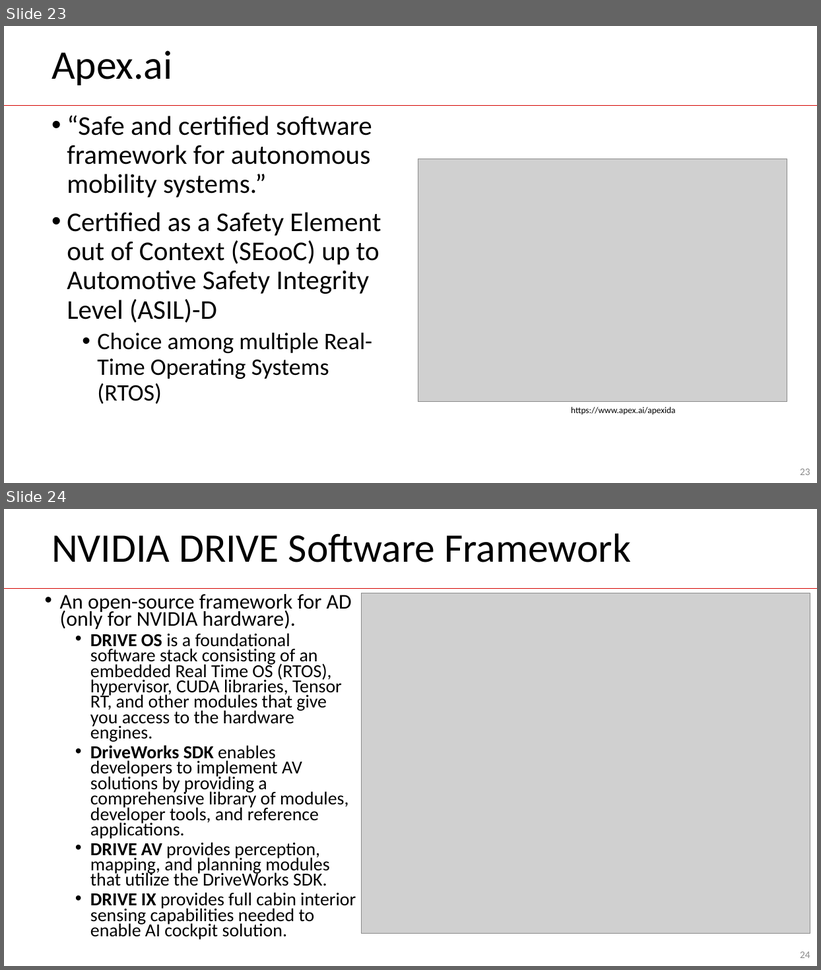
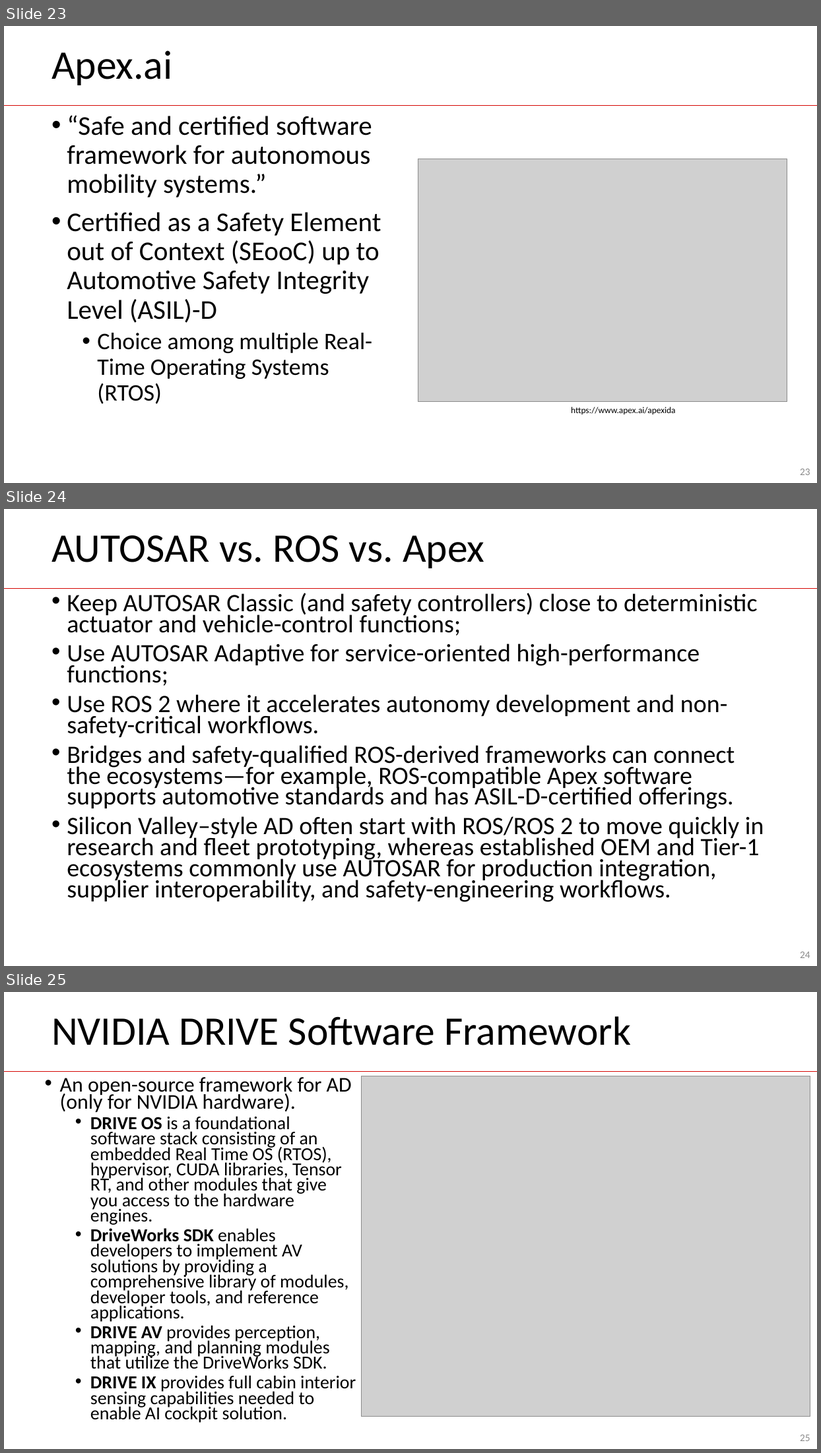
Before and after one commit to guhofstra/CSC144V, a slide deck: PPTs/L1.3 HWSW Platforms Ethics.pptx. Shown one above the other, each under a label of ours: slides 23 and 24 before the commit, slides 23, 24 and 25 after it. The pictures are 821x970 and 821x1453 pixels, drawn with LibreOffice and Linux fonts; fonts in the diff are those of the drawing; grey boxes stand for pictures. Boxes give left, top, right and bottom in pixels: in the first picture for what was removed or moved away, otherwise in the second. Text is boxed around its words. In the diff, an @@ line names an element or a change of style, - is before the commit and + after.

```diff
--- a/PPTs/L1.3 HWSW Platforms Ethics.pptx
+++ b/PPTs/L1.3 HWSW Platforms Ethics.pptx
@@ slide 24 added at (4,509,817,966), background #FFFFFF; not listed: 1 template element that a slide beside it also shows @@
@@ title added at (52,535,484,568), 48 pt, text #000000 @@
+AUTOSAR vs. ROS vs. Apex
@@ text added at (67,593,764,902), 29.6 pt, text #000000 @@
+• Keep AUTOSAR Classic (and safety controllers) close to deterministic actuator and vehicle-control functions;
+• Use AUTOSAR Adaptive for service-oriented high-performance functions;
+• Use ROS 2 where it accelerates autonomy development and non-safety-critical workflows.
+• Bridges and safety-qualified ROS-derived frameworks can connect the ecosystems—for example, ROS-compatible Apex software supports automotive standards and has ASIL-D-certified offerings.
+• Silicon Valley–style AD often start with ROS/ROS 2 to move quickly in research and fleet prototyping, whereas established OEM and Tier-1 ecosystems commonly use AUTOSAR for production integration, supplier interoperability, and safety-engineering workflows.
@@ page number added at (800,952,811,958), 12 pt, text #8C8C8C @@
+24
@@ what was slide 24 is now slide 25 @@
@@ page number at (800,1435,811,1441): text changed @@
-24
+25
```
Also in this commit, not shown: 1 slide changed, 31 other files.
